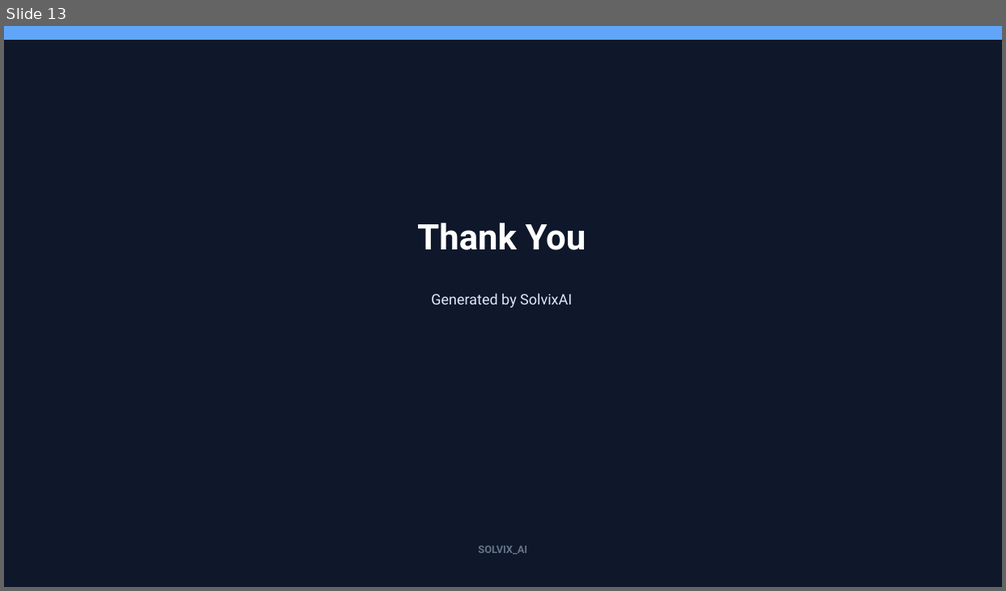
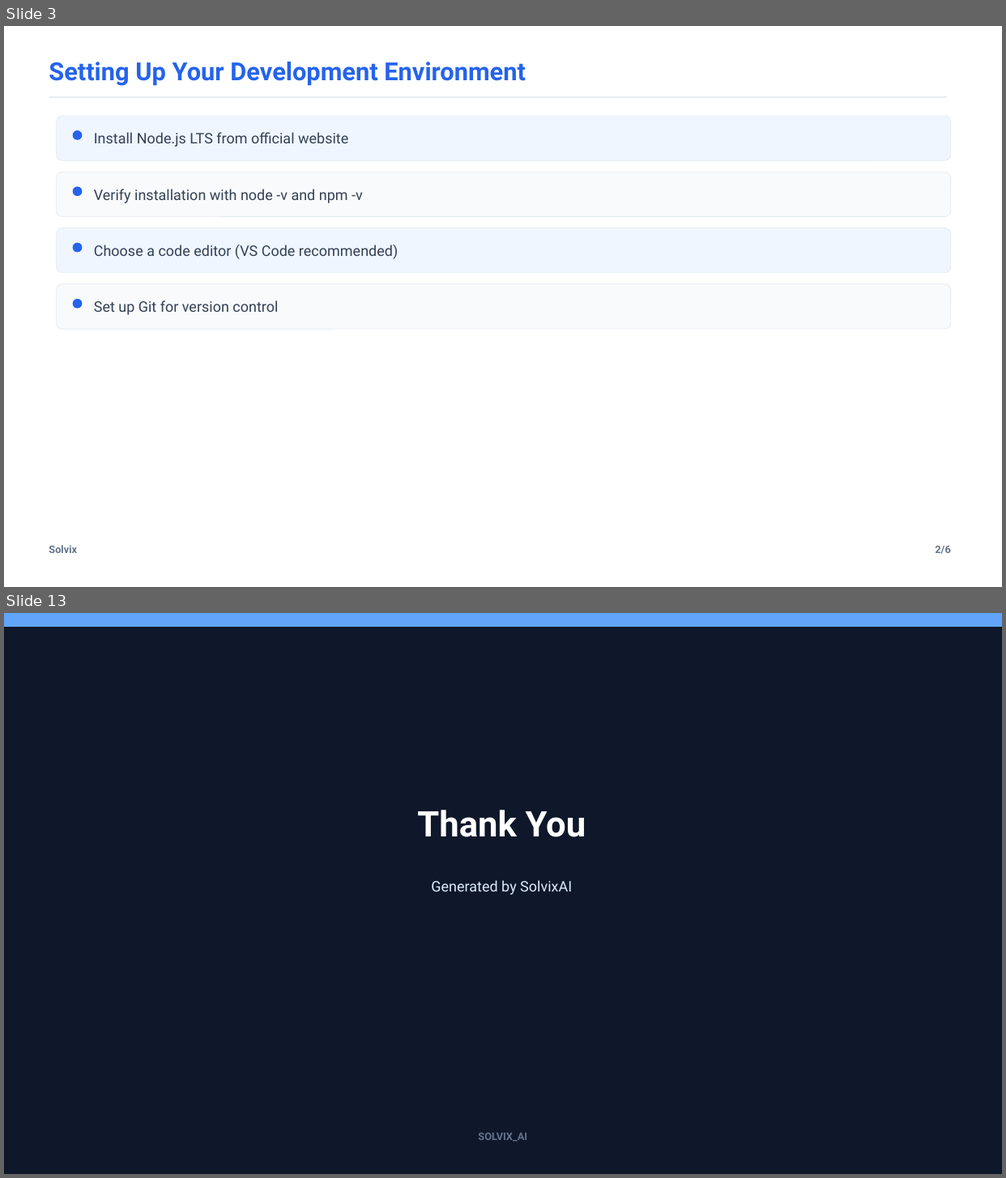
Before and after one commit to SirajAbid17/Solvix, a slide deck: backend/services/agent/presentation.pptx. Shown one above the other, each under a label of ours: slide 13 before the commit, slides 3 and 13 after it; the slides between them are not shown. The pictures are 1006x591 and 1006x1178 pixels, drawn with LibreOffice and Linux fonts; fonts in the diff are those of the drawing. Boxes give left, top, right and bottom in pixels: in the first picture for what was removed or moved away, otherwise in the second. Text is boxed around its words. In the diff, an @@ line names an element or a change of style, - is before the commit and + after.

```diff
--- a/backend/services/agent/presentation.pptx
+++ b/backend/services/agent/presentation.pptx
@@ slide 3 added at box(4, 26, 1002, 587), background #FFFFFF @@
@@ text added at box(49, 62, 526, 86), 24 pt, text #2563EB, bold @@
+Setting Up Your Development Environment
@@ line added from (49, 97) to (948, 97), #E2E8F0 1.2 pt @@
@@ rounded rectangle added at box(57, 116, 951, 160), fill #EFF6FF, outline #E2E8F0 0.5 pt @@
@@ ellipse added at box(73, 130, 82, 139), fill #2563EB, outline #2563EB 0.5 pt @@
@@ text added at box(94, 132, 348, 147), 14 pt, text #334155 @@
+Install Node.js LTS from official website
@@ rounded rectangle added at box(57, 172, 951, 217), fill #F8FAFC, outline #E2E8F0 0.5 pt @@
@@ ellipse added at box(73, 187, 82, 196), fill #2563EB, outline #2563EB 0.5 pt @@
@@ text added at box(94, 189, 363, 203), 14 pt, text #334155 @@
+Verify installation with node -v and npm -v
@@ rounded rectangle added at box(57, 228, 951, 273), fill #EFF6FF, outline #E2E8F0 0.5 pt @@
@@ ellipse added at box(73, 243, 82, 252), fill #2563EB, outline #2563EB 0.5 pt @@
@@ text added at box(94, 245, 398, 259), 14 pt, text #334155 @@
+Choose a code editor (VS Code recommended)
@@ rounded rectangle added at box(57, 284, 951, 329), fill #F8FAFC, outline #E2E8F0 0.5 pt @@
@@ ellipse added at box(73, 299, 82, 308), fill #2563EB, outline #2563EB 0.5 pt @@
@@ text added at box(94, 301, 278, 315), 14 pt, text #334155 @@
+Set up Git for version control
@@ text added at box(49, 545, 77, 553), 10 pt, text #64748B, bold @@
+Solvix
@@ text added at box(935, 546, 950, 554), 10 pt, text #64748B, bold @@
+2/6
```
Also in this commit, not shown: 6 slides changed, 5 other slides added, 6 slides removed, 25 other files.
